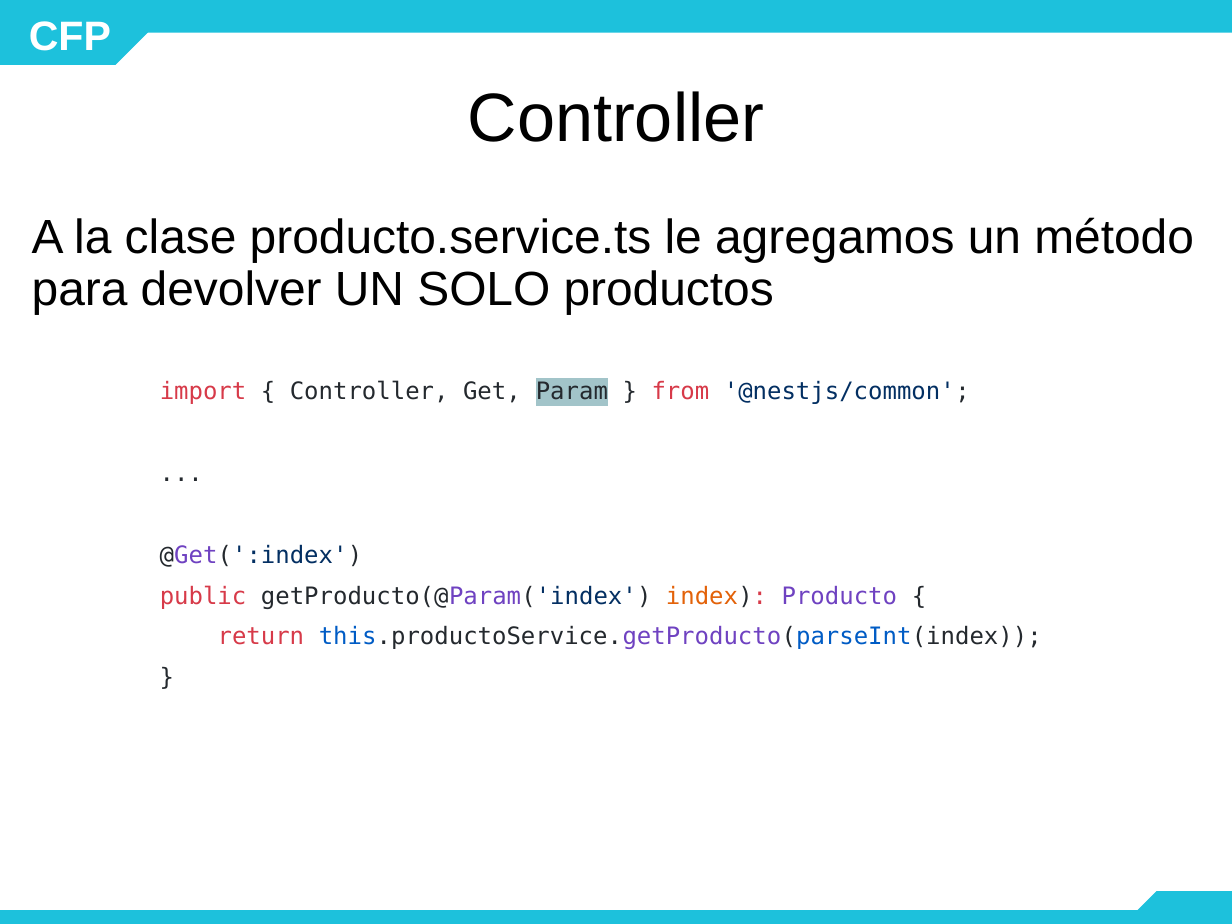
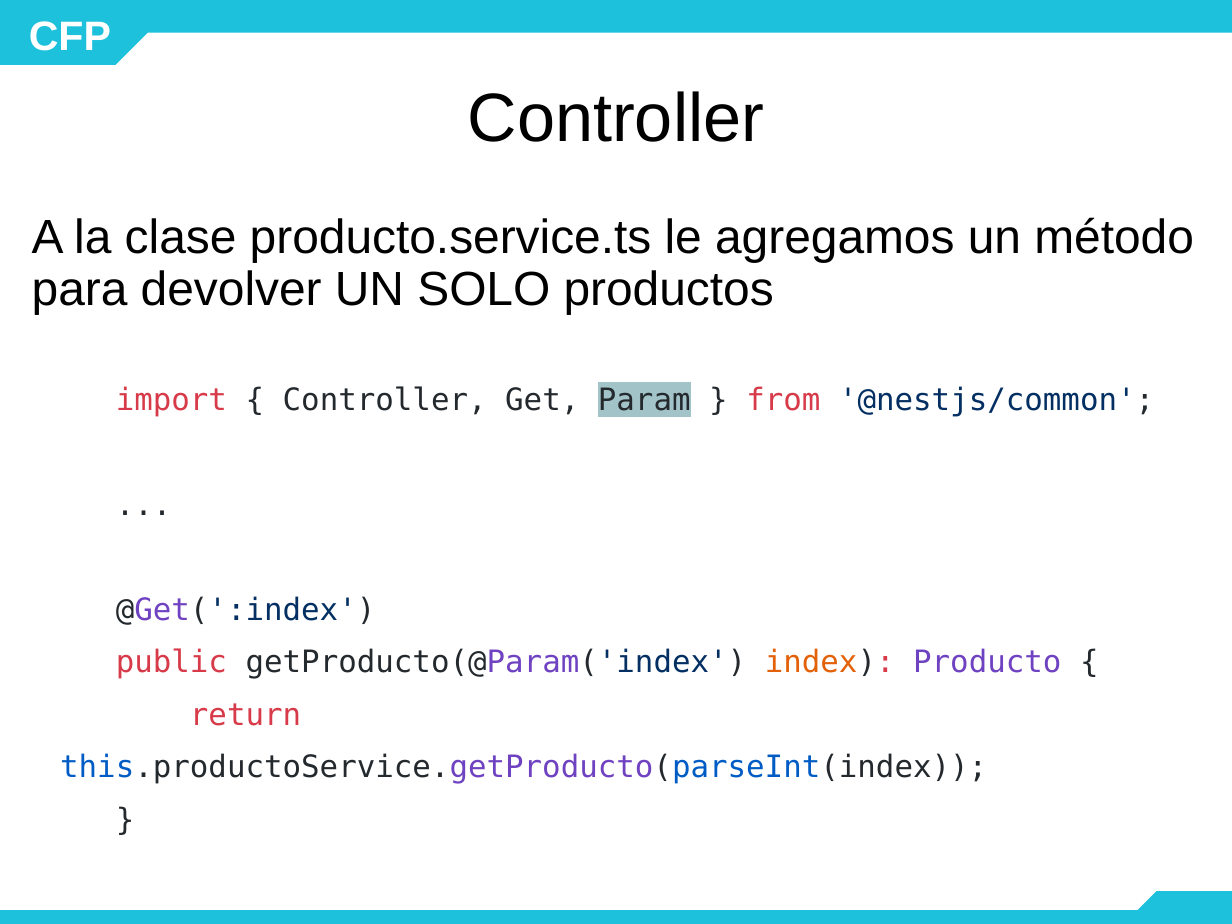
Before and after one commit to mariela21180/concesionaria, a slide deck: slide 39 of modulo4/4.3.1/- Teoria/03.1 MVC - Router y GET de API REST.pptx (slide 36 before the commit). Drawn at 1232x924 pixels with LibreOffice and Linux fonts; fonts in the diff are those of the drawing; background and template pictures are left out. Boxes give left, top, right and bottom in pixels: in the first picture for what was removed or moved away, otherwise in the second. Text is boxed around its words. In the diff, an @@ line names an element or a change of style, - is before the commit and + after.

```diff
--- a/modulo4/4.3.1/- Teoria/03.1 MVC - Router y GET de API REST.pptx
+++ b/modulo4/4.3.1/- Teoria/03.1 MVC - Router y GET de API REST.pptx
@@ text "import { Controller, Get, Param ..." moved from (x1=160, y1=380, x2=1042, y2=649) to (x1=60, y1=386, x2=1154, y2=784) @@
@@ text "import { Controller, Get, Param ..." at (x1=60, y1=386, x2=1154, y2=784): size 14 to 18 pt @@
```
Also in this commit, not shown: 8 other slides changed, 3 slides added, 1 other file.
